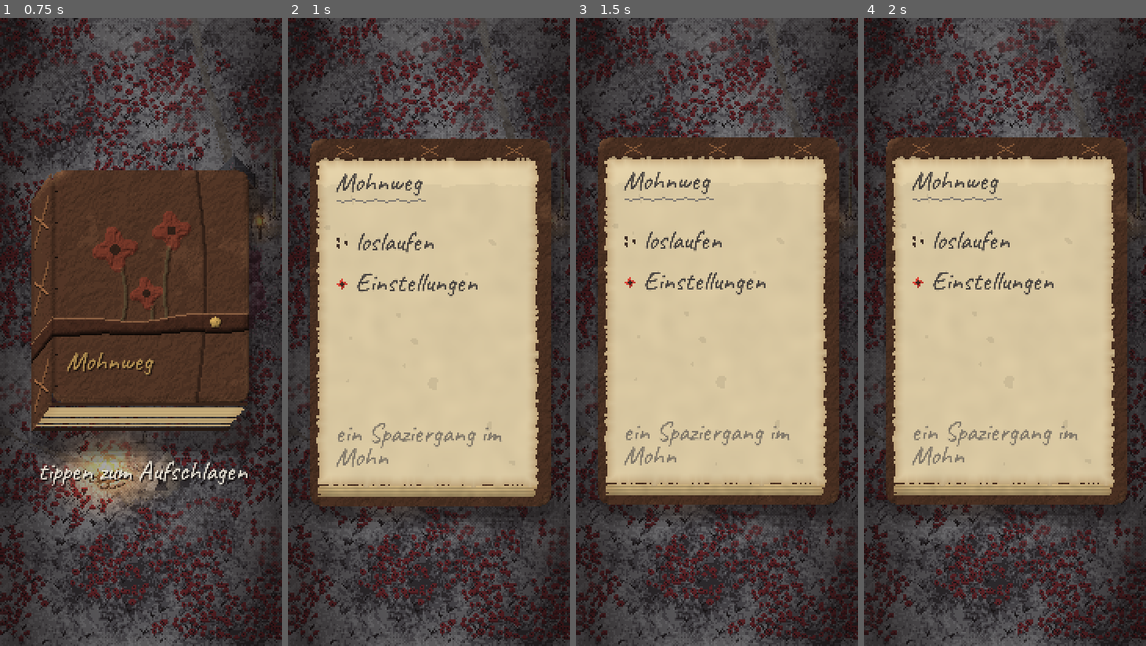
Above: before the commit, frames 1-4 (left to right).
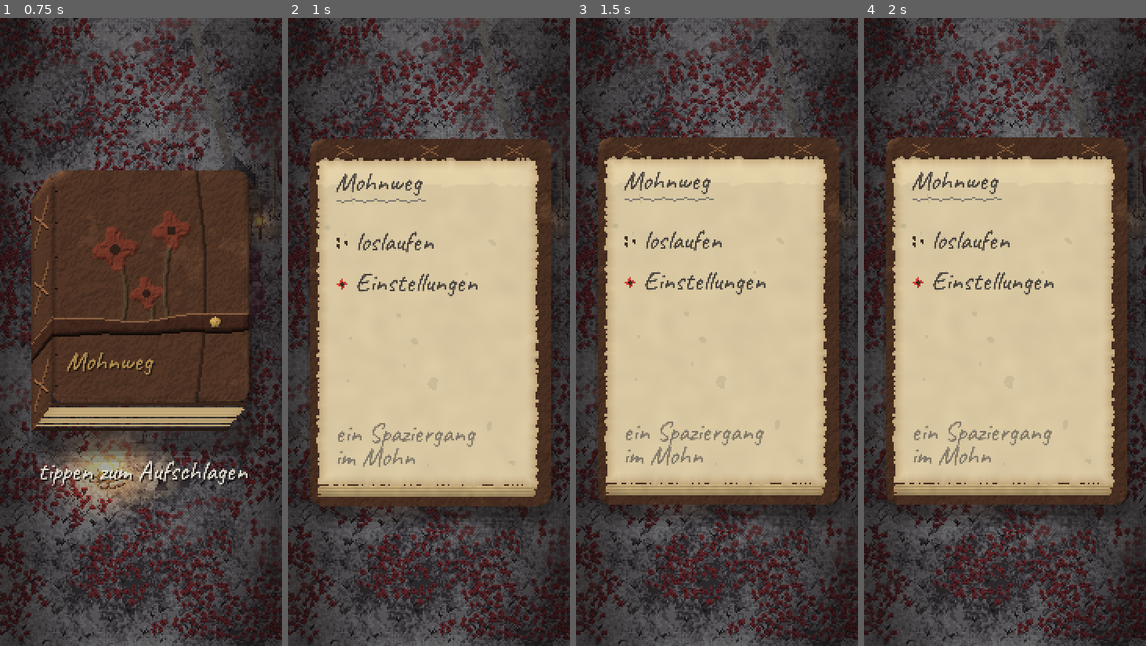
Above: after the commit, the same moments.

Repository: Phioster/akahana
Game: Godot game, scene res://scenes/main.tscn
Same seed, same stepped clock (60 frames per second), same inputs: the game is played once before the commit and once after it.
Inputs (mouse positions are in pixels of both pictures, inside the frame that each line leads up to):
- Up to frame 1 (0.75 s): move the mouse to (203, 300) at 0.52 s; click (203, 300) at 0.67 s
- Up to frame 2 (1 s): no input
- Up to frame 3 (1.5 s): drag from (714, 237) to (702, 457) at 1.27 s
- Up to frame 4 (2 s): no input

Frame 1 is identical in both runs. In frame 2, 0.3% of the frame differs, in the area x 17-76%, y 65-72%; in frame 3, 0.3%; in frame 4, 0.3%.

Commit message:
0.3.2: Abducken von Musik und Kulisse bei Vögeln und Buch, Lagerfeuer lauter, Umbruch im Untertitel

Diff:
--- a/core/audio_setup.gd
+++ b/core/audio_setup.gd
@@ -1,17 +1,21 @@
 ## Two buses, one per slider: music and everything else (wind, water, steps, birds).
+## In front of them two routes the Ducker can lower for a moment: the music track and the
+## ambient backdrop (night, meadow, wind, brooks, fire). Events (steps, birds, book) skip them.
 class_name AudioSetup
 extends RefCounted
 
 const MUSIC := "Musik"
 const SOUNDS := "Geraeusche"
+const MUSIC_TRACK := "Musikspur"
+const BACKDROP := "Kulisse"
 
 
 static func ensure_buses() -> void:
-	for name in [MUSIC, SOUNDS]:
-		if AudioServer.get_bus_index(name) < 0:
+	for pair in [[MUSIC, "Master"], [SOUNDS, "Master"], [MUSIC_TRACK, MUSIC], [BACKDROP, SOUNDS]]:
+		if AudioServer.get_bus_index(pair[0]) < 0:
 			AudioServer.add_bus()
-			AudioServer.set_bus_name(AudioServer.bus_count - 1, name)
-			AudioServer.set_bus_send(AudioServer.bus_count - 1, "Master")
+			AudioServer.set_bus_name(AudioServer.bus_count - 1, pair[0])
+			AudioServer.set_bus_send(AudioServer.bus_count - 1, pair[1])
 
 
 static func to_db(v: float) -> float:
--- /dev/null
+++ b/core/ducker.gd
@@ -0,0 +1,39 @@
+## Lowers music and the ambient backdrop for a moment when something happens close by (a bird
+## taking off, the book opening or closing), then lets them come back softly.
+class_name Ducker
+extends Node
+
+const DEPTH := -7.0                  # dB, about half as loud
+const HOLD := 0.5                    # seconds held down after the last trigger
+const ATTACK := 0.12                 # seconds to go down
+const RELEASE := 1.4                 # seconds to come back
+
+static var _active: Ducker
+
+var _hold := 0.0
+var _offset := 0.0
+
+
+func _enter_tree() -> void:
+	_active = self
+
+
+func _exit_tree() -> void:
+	if _active == self:
+		_active = null
+
+
+static func duck(hold: float = HOLD) -> void:
+	if _active != null:
+		_active._hold = maxf(_active._hold, hold)
+
+
+func _process(delta: float) -> void:
+	var target := DEPTH if _hold > 0.0 else 0.0
+	_hold = maxf(_hold - delta, 0.0)
+	var rate := -DEPTH / (ATTACK if target < _offset else RELEASE)
+	_offset = move_toward(_offset, target, rate * delta)
+	for bus in [AudioSetup.MUSIC_TRACK, AudioSetup.BACKDROP]:
+		var i := AudioServer.get_bus_index(bus)
+		if i >= 0:
+			AudioServer.set_bus_volume_db(i, _offset)
--- a/core/music.gd
+++ b/core/music.gd
@@ -21,7 +21,7 @@
 	_p = AudioStreamPlayer.new()
 	_p.stream = stream
 	_p.volume_db = -9.0                  # under the meadow, not on top of it
-	_p.bus = AudioSetup.MUSIC
+	_p.bus = AudioSetup.MUSIC_TRACK
 	add_child(_p)
 	_p.finished.connect(func(): _wait = randf_range(PAUSE_MIN, PAUSE_MAX))
 	_p.play()
--- a/project.godot
+++ b/project.godot
@@ -3,7 +3,7 @@
 [application]
 
 config/name="Mohnweg"
-config/version="0.3.1"
+config/version="0.3.2"
 run/main_scene="res://scenes/main.tscn"
 config/features=PackedStringArray("4.7", "GL Compatibility")
 config/quit_on_go_back=false
--- a/scenes/ambience.gd
+++ b/scenes/ambience.gd
@@ -5,6 +5,8 @@
 extends Node2D
 
 const RUIN := Vector2(229, 352)
+const FIRE_DB := 2.0                 # the campfire should be heard from the path, not only beside it
+const FIRE_REACH := 170.0
 
 var world: WorldData
 var player: Node2D
@@ -31,7 +33,7 @@
 			var b: Dictionary = world.brook[i]
 			_spot(sizes[(i / 2) % 3], Vector2(float(b["x"]), float(b["y"])), -8.0, 90.0)
 		if not world.fire.is_empty():
-			_spot("feuer", Vector2(float(world.fire["x"]), float(world.fire["y"])), -6.0, 110.0)
+			_spot("feuer", Vector2(float(world.fire["x"]), float(world.fire["y"])), FIRE_DB, FIRE_REACH)
 		for l in world.lights:
 			if l["kind"] != "fire":
 				_spot("kerze", Vector2(float(l["x"]), float(l["y"])), -16.0, 36.0)
@@ -46,7 +48,7 @@
 	var p := AudioStreamPlayer.new()
 	p.stream = SoundBank.looped(name)
 	p.volume_db = db
-	p.bus = AudioSetup.SOUNDS
+	p.bus = AudioSetup.BACKDROP
 	add_child(p)
 	p.play(randf() * 10.0)
 	return p
@@ -59,7 +61,7 @@
 	p.volume_db = db
 	p.max_distance = reach
 	p.attenuation = 1.6
-	p.bus = AudioSetup.SOUNDS
+	p.bus = AudioSetup.BACKDROP
 	add_child(p)
 	p.play(randf() * 8.0)
 
--- a/scenes/birds.gd
+++ b/scenes/birds.gd
@@ -47,7 +47,8 @@
 
 func _on_took_off(b: Bird) -> void:
 	_wings.stream = SoundBank.get_stream("fluegel_0")
-	_wings.volume_db = -15.0                  # a soft flutter, well under the calls
+	_wings.volume_db = -9.0                   # with the ducking the flutter stands out without being loud
+	Ducker.duck()
 	_wings.position = b.position
 	_wings.pitch_scale = randf_range(0.95, 1.1)
 	_wings.play()
--- a/scenes/book_ui.gd
+++ b/scenes/book_ui.gd
@@ -238,7 +238,7 @@
 	poppy.position = Vector2(1, y - 26 + 7)
 	poppy.mouse_filter = Control.MOUSE_FILTER_IGNORE
 	_content.add_child(poppy)
-	var tag := _label("ein Spaziergang im Mohn", 16, FAINT)
+	var tag := _label("ein Spaziergang\nim Mohn", 16, FAINT)
 	tag.autowrap_mode = TextServer.AUTOWRAP_WORD          # too wide for one line in the hand
 	tag.size = Vector2(_text_right(), 0)
 	tag.position = Vector2(0, 160)
@@ -274,6 +274,7 @@
 
 func open_in_game() -> void:
 	_in_game = true
+	Ducker.duck()
 	_play("seite_%d" % (randi() % 3))
 	mode = Mode.MAIN
 	_apply_mode()
@@ -281,6 +282,7 @@
 
 
 func close() -> void:
+	Ducker.duck()
 	_play("buch_zu_0")
 	mode = Mode.CLOSED
 	_apply_mode()
@@ -325,6 +327,7 @@
 
 func _start(fresh: bool) -> void:
 	_in_game = true
+	Ducker.duck()
 	_play("buch_zu_0")
 	mode = Mode.CLOSED
 	_apply_mode()
@@ -359,6 +362,7 @@
 
 func _on_dim_input(e: InputEvent) -> void:
 	if mode == Mode.START and e is InputEventMouseButton and not e.pressed and e.button_index == MOUSE_BUTTON_LEFT:
+		Ducker.duck()
 		_play("seite_%d" % (randi() % 3))
 		mode = Mode.MAIN
 		_apply_mode()
--- a/scenes/main.gd
+++ b/scenes/main.gd
@@ -113,6 +113,7 @@
 	amb.world = world
 	amb.player = player
 	add_child(amb)
+	add_child(Ducker.new())
 	add_child(Music.new())
 
 	book = BookUI.new()
--- a/tests/test_life.gd
+++ b/tests/test_life.gd
@@ -162,3 +162,30 @@
 				var w: float = c.size.x if c.autowrap_mode != TextServer.AUTOWRAP_OFF else c.get_minimum_size().x
 				assert_true(c.position.x + w <= page_w + 0.5, "Seite %d: '%s' endet bei %.0f > %.0f" % [i, c.text, c.position.x + w, page_w])
 	b.queue_free()
+
+func test_ducking_lowers_music_and_backdrop_then_brings_them_back() -> void:
+	# a bird taking off or the book: music and the ambient bed step back, then return softly
+	AudioSetup.ensure_buses()
+	var d := Ducker.new()
+	(Engine.get_main_loop() as SceneTree).root.add_child(d)
+	var music := AudioServer.get_bus_index(AudioSetup.MUSIC_TRACK)
+	var bed := AudioServer.get_bus_index(AudioSetup.BACKDROP)
+	assert_true(music >= 0 and bed >= 0, "Busse da")
+	Ducker.duck()
+	for i in 30:
+		d._process(0.01)
+	assert_true(AudioServer.get_bus_volume_db(music) < -4.0, "Musik abgesenkt")
+	assert_true(AudioServer.get_bus_volume_db(bed) < -4.0, "Kulisse abgesenkt")
+	for i in 400:
+		d._process(0.01)
+	assert_almost_eq(AudioServer.get_bus_volume_db(music), 0.0, 0.05, "Musik wieder da")
+	assert_almost_eq(AudioServer.get_bus_volume_db(bed), 0.0, 0.05, "Kulisse wieder da")
+	# the sliders still reach them: both routes end in the slider buses
+	assert_eq(AudioServer.get_bus_send(music), AudioSetup.MUSIC)
+	assert_eq(AudioServer.get_bus_send(bed), AudioSetup.SOUNDS)
+	d.queue_free()
+
+func test_campfire_can_be_heard_from_the_path() -> void:
+	var a := Ambience.new()
+	assert_true(a.FIRE_DB >= -2.0 and a.FIRE_REACH >= 150.0, "Feuer laut genug und weit genug")
+	a.free()
Not shown, changed: export_presets.cfg
